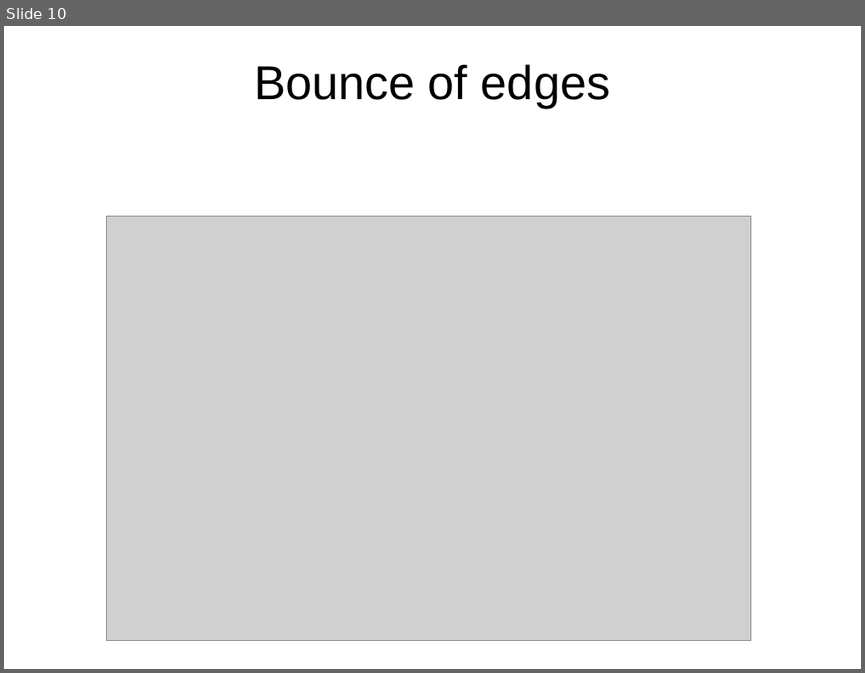
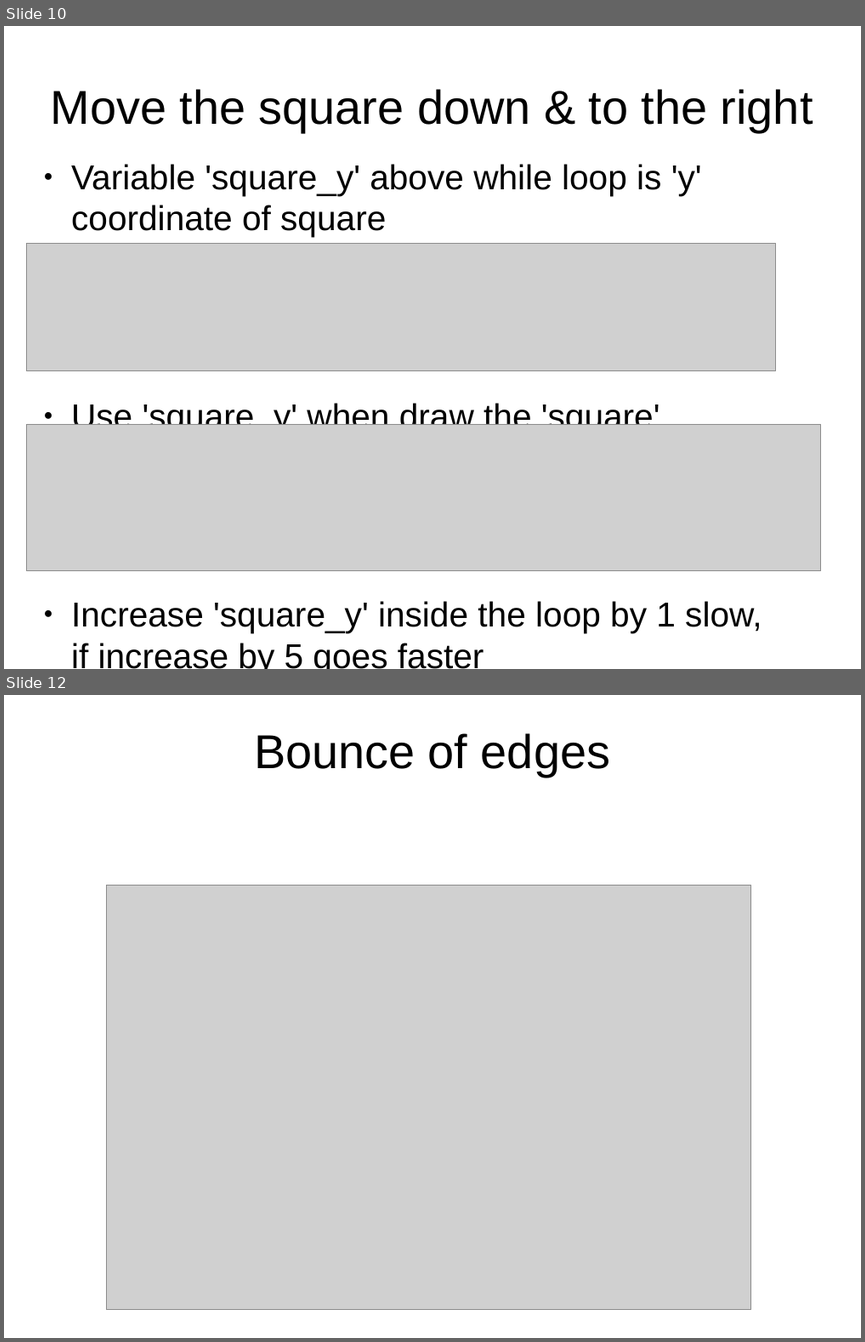
Before and after one commit to timzhood/python-rock, a slide deck: docs/bouncing_rectangle.odp. Shown one above the other, each under a label of ours: slide 10 before the commit, slides 10 and 12 after it; the slides between them are not shown. The pictures are 865x673 and 865x1342 pixels, drawn with LibreOffice and Linux fonts; fonts in the diff are those of the drawing; grey boxes stand for pictures. Boxes give left, top, right and bottom in pixels: in the first picture for what was removed or moved away, otherwise in the second. Text is boxed around its words. In the diff, an @@ line names an element or a change of style, - is before the commit and + after.

Commit message:
Slide updates got as far as 'Move square down and to right'.  Updated some scripts to say 'square' rather that 'rect'.

```diff
--- a/docs/bouncing_rectangle.odp
+++ b/docs/bouncing_rectangle.odp
@@ slide 10 added at [4, 26, 861, 669], background #FFFFFF @@
@@ text added at [51, 89, 813, 132], 44 pt, text #000000 @@
+Move the square down & to the right
@@ text added at [71, 164, 761, 669], 32 pt, text #000000 @@
+● Variable 'square_y' above while loop is 'y' coordinate of square
+● Use 'square_y' when draw the 'square'
+● Increase 'square_y' inside the loop by 1 slow, if increase by 5 goes faster
@@ picture added at [27, 244, 775, 371] @@
@@ picture added at [27, 424, 820, 571] @@
@@ what was slide 10 is now slide 12 @@
```
Also in this commit, not shown: 1 other slide added, 18 slides removed, 2 other files.
